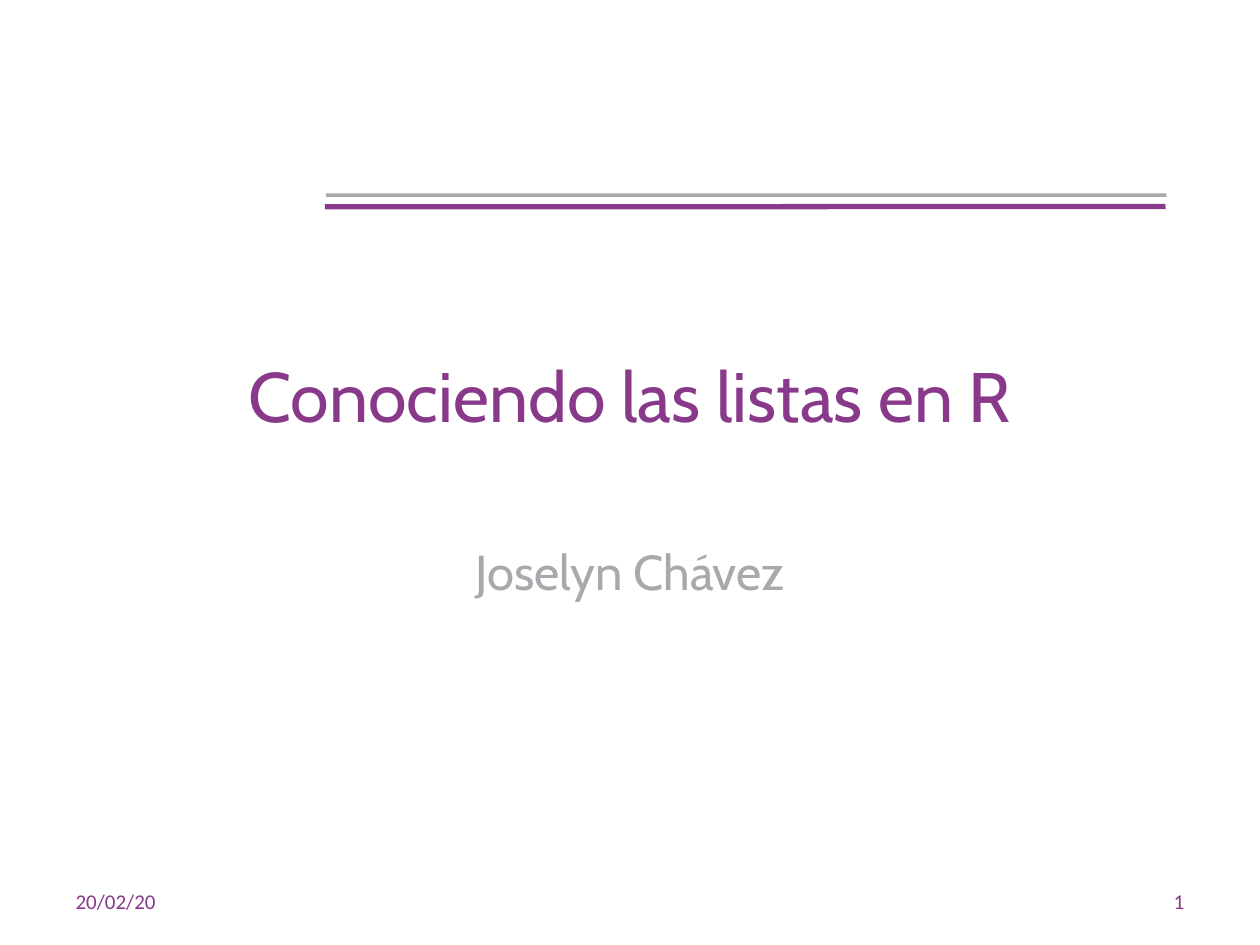
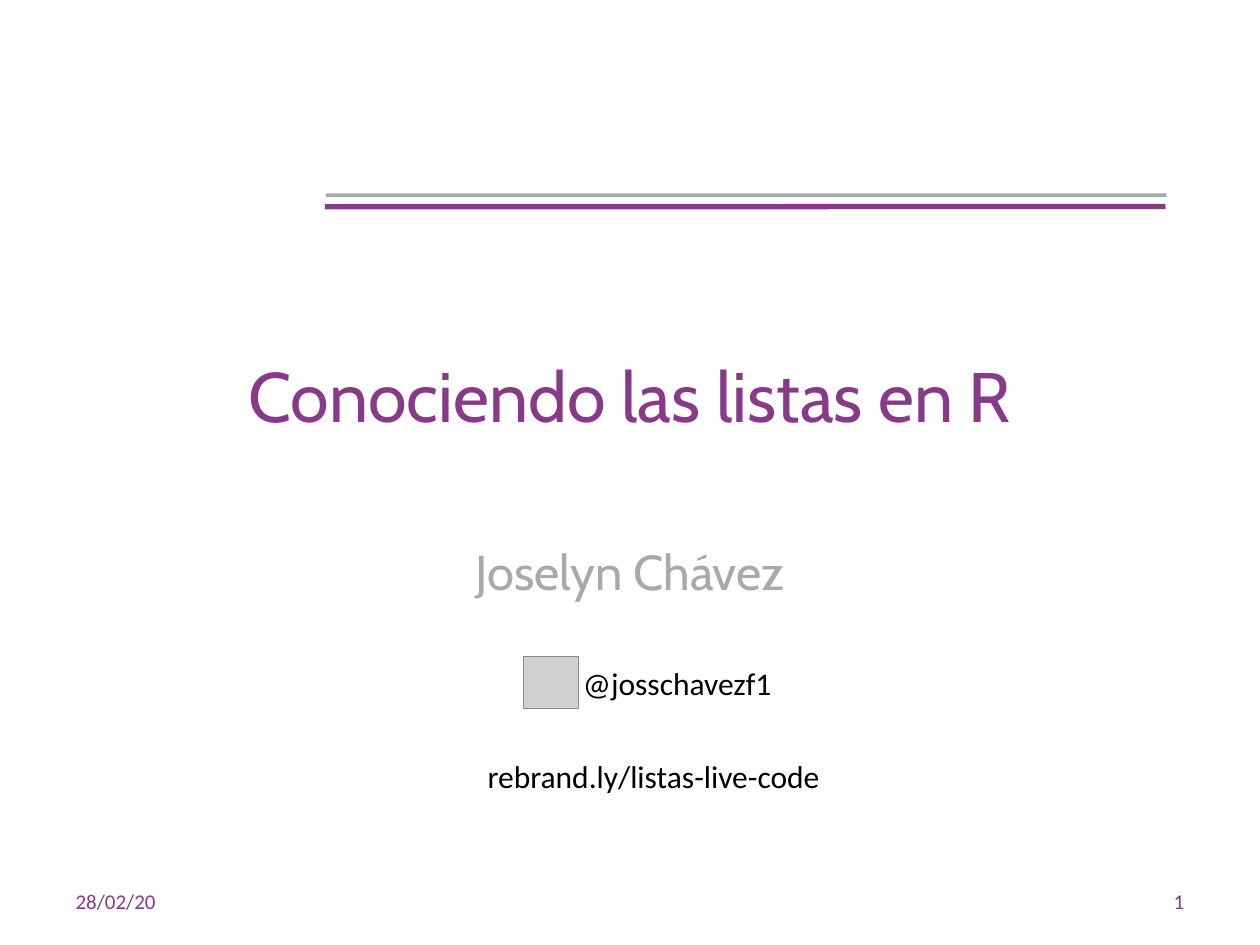
Before and after one commit to RLadiesCuerna/meetups, a slide deck: slide 1 of listas.pptx. Drawn at 1260x945 pixels with LibreOffice and Linux fonts; fonts in the diff are those of the drawing; grey boxes stand for pictures; background and template pictures are left out. Boxes give left, top, right and bottom in pixels: in the first picture for what was removed or moved away, otherwise in the second. Text is boxed around its words. In the diff, an @@ line names an element or a change of style, - is before the commit and + after.

```diff
--- a/listas.pptx
+++ b/listas.pptx
@@ picture added at bbox=[523, 656, 578, 709] @@
@@ text added at bbox=[583, 673, 771, 701], 18 pt, text #000000 @@
+@josschavezf1
@@ text added at bbox=[488, 766, 820, 793], 18 pt, text #000000 @@
+rebrand.ly/listas-live-code
@@ text at bbox=[76, 894, 156, 910]: text changed @@
-20/02/20
+28/02/20
```
Also in this commit, not shown: 13 other slides changed.
